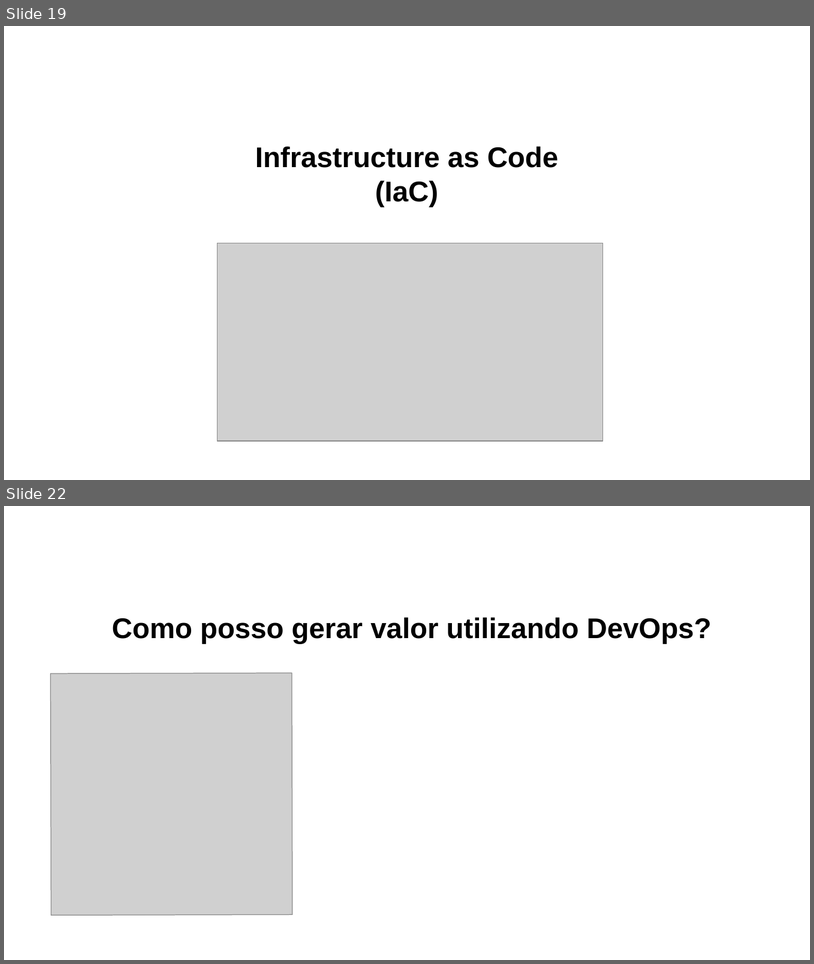
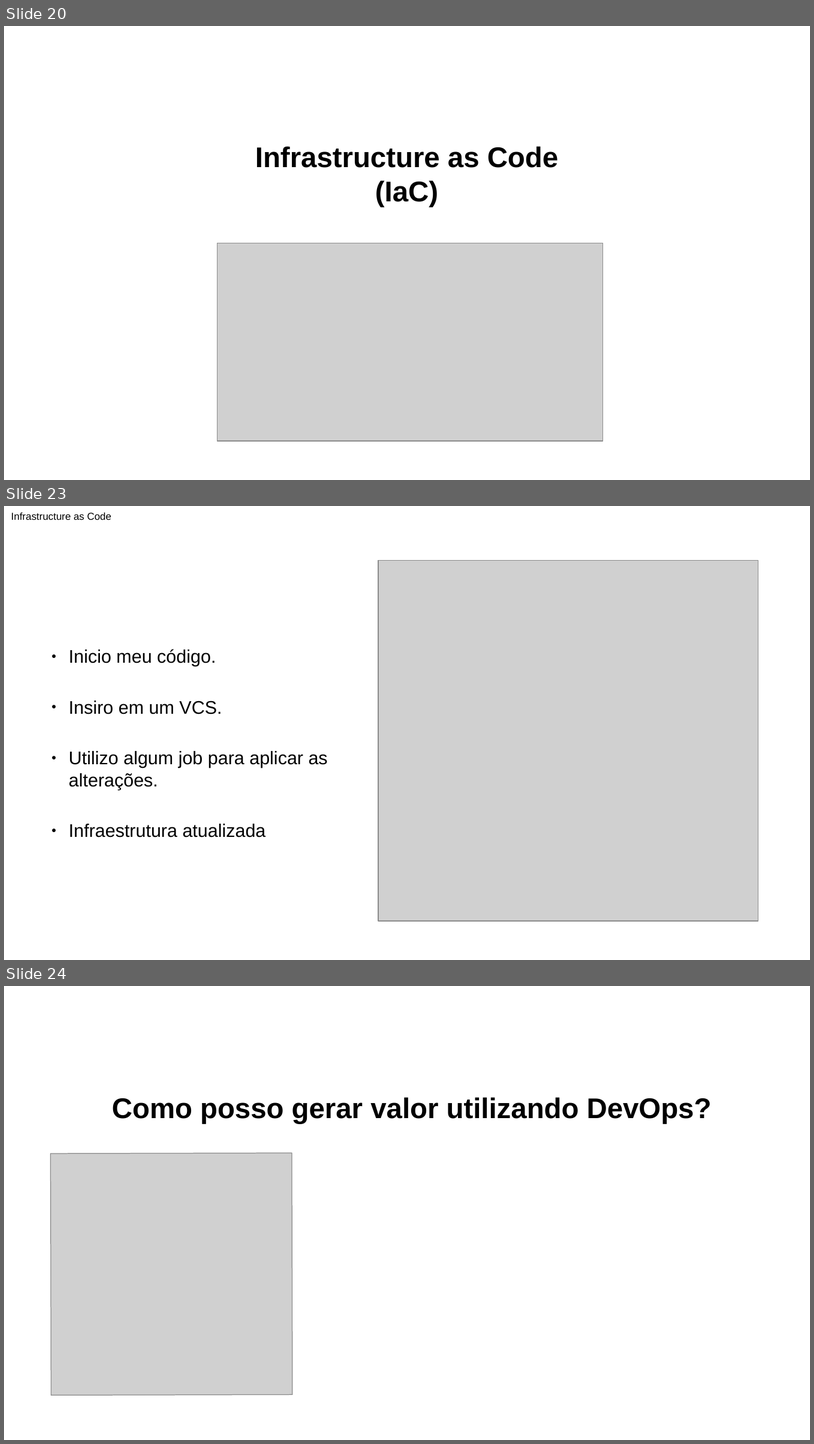
Before and after one commit to ramonesc3po/workshop-devops, a slide deck: files/workshop_devops.odp. Shown one above the other, each under a label of ours: slides 19 and 22 before the commit, slides 20, 23 and 24 after it; the slides between them are not shown. The pictures are 814x964 and 814x1444 pixels, drawn with LibreOffice and Linux fonts; fonts in the diff are those of the drawing; grey boxes stand for pictures. Boxes give left, top, right and bottom in pixels: in the first picture for what was removed or moved away, otherwise in the second. Text is boxed around its words. In the diff, an @@ line names an element or a change of style, - is before the commit and + after.

```diff
--- a/files/workshop_devops.odp
+++ b/files/workshop_devops.odp
@@ slide 23 added at (4, 506, 810, 960), background #FFFFFF @@
@@ text added at (11, 512, 111, 520), 10 pt, text #000000 @@
+Infrastructure as Code
@@ picture added at (378, 560, 759, 921) @@
@@ text added at (69, 649, 328, 837), 18 pt, text #000000 @@
+● Inicio meu código.
+● Insiro em um VCS.
+● Utilizo algum job para aplicar as alterações.
+● Infraestrutura atualizada
@@ what was slide 19 is now slide 20 @@
@@ what was slide 22 is now slide 24 @@
```
Also in this commit, not shown: 5 slides changed, 3 other slides added, 2 slides removed, 2 other files.
